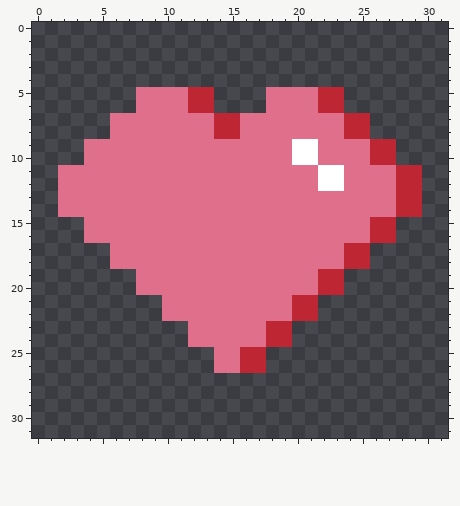
Two versions of one pixel-art sprite, app/assets/images/heart32x32.png. That is the earlier state.
The file is 32x32 pixels.
After the commit:
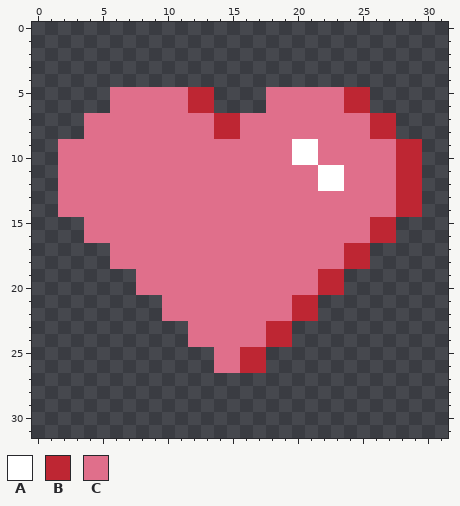
Palette (. is transparent): A #ffffff  B #be2633  C #e06f8b
Diff:
@@ x 0..31 @@
  4 ................................
- 5 ........CCCCBB....CCCCBB........
- 6 ........CCCCBB....CCCCBB........
- 7 ......CCCCCCCCBBCCCCCCCCBB......
- 8 ......CCCCCCCCBBCCCCCCCCBB......
- 9 ....CCCCCCCCCCCCCCCCAACCCCBB....
-10 ....CCCCCCCCCCCCCCCCAACCCCBB....
+ 5 ......CCCCCCBB....CCCCCCBB......
+ 6 ......CCCCCCBB....CCCCCCBB......
+ 7 ....CCCCCCCCCCBBCCCCCCCCCCBB....
+ 8 ....CCCCCCCCCCBBCCCCCCCCCCBB....
+ 9 ..CCCCCCCCCCCCCCCCCCAACCCCCCBB..
+10 ..CCCCCCCCCCCCCCCCCCAACCCCCCBB..
 11 ..CCCCCCCCCCCCCCCCCCCCAACCCCBB..
